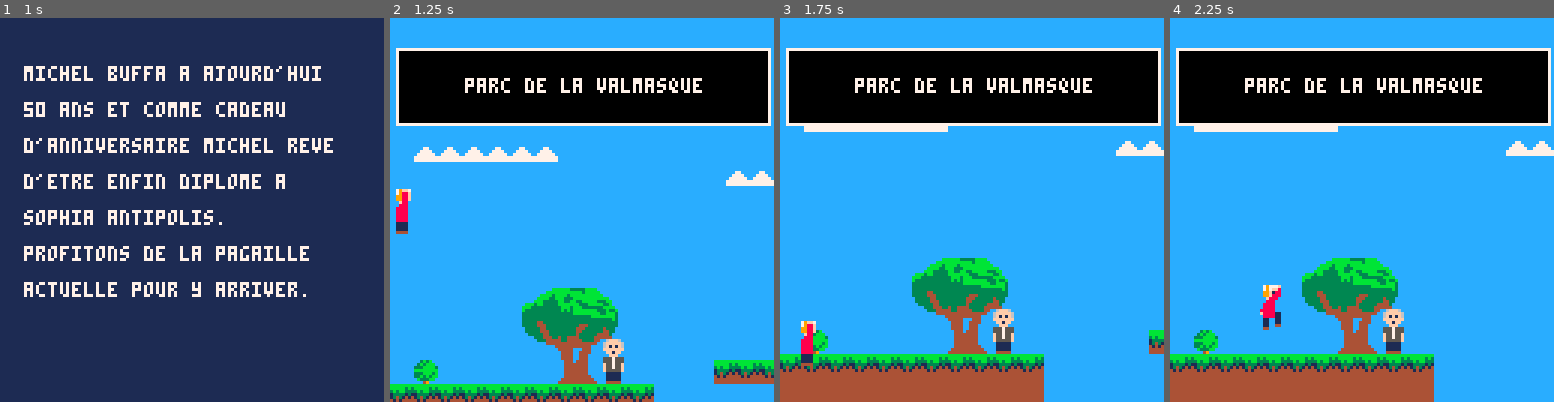
Above: before the commit, frames 1-4 (left to right).
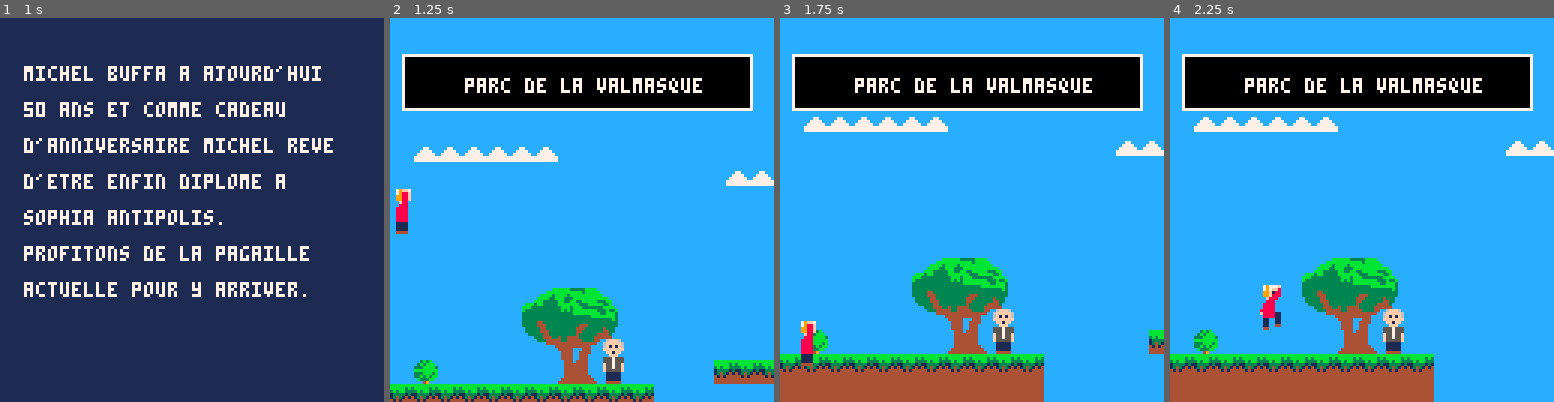
Above: after the commit, the same moments.

Repository: RemiFELIN/PICO8_SOPHIA_ANTIPOLIS
Game: PICO-8 cartridge miage.p8
Same seed, same stepped clock (60 frames per second), same inputs: the game is played once before the commit and once after it.
Inputs:
- Up to frame 1 (1 s): tap X (X key) at 0.33 s; tap O (Z key) at 0.7 s
- Up to frame 2 (1.25 s): tap X (X key) at 1.07 s
- Up to frame 3 (1.75 s): hold Right from 1.6 s (still down); tap O (Z key) at 1.7 s
- Up to frame 4 (2.25 s): tap X (X key) at 1.85 s; release Right at 2.1 s; tap O (Z key) at 2.1 s; hold Up from 2.15 s (still down)

Frame 1 is identical in both runs. In frame 2, 7.9% of the frame differs, in the area x 1-100%, y 7-29%; in frame 3, 7.7%; in frame 4, 7.7%.

Commit message:
correction bug

Diff:
--- a/miage.p8
+++ b/miage.p8
@@ -422,15 +422,15 @@
     if level == 1 then
       ordinateur_animate()
       if player.x < 50 then
-        rectfill(cam_x+2,cam_y+10,cam_x+126,cam_y+35,7) --cadre blanc
-        rectfill(cam_x+3,cam_y+11,cam_x+125,cam_y+34,0) --cadre noir
+        rectfill(cam_x+4,cam_y+12,cam_x+120,cam_y+30,7) --cadre blanc
+        rectfill(cam_x+5,cam_y+13,cam_x+119,cam_y+29,0) --cadre noir
         print("parc de la valmasque",cam_x+25,cam_y+20,7)
       end
     end
     if level == 2 then
       if player.x < 50 then
-        rectfill(cam_x+2,cam_y+10,cam_x+126,cam_y+35,7) --cadre blanc
-        rectfill(cam_x+3,cam_y+11,cam_x+125,cam_y+34,0) --cadre noir
+        rectfill(cam_x+2,cam_y+10,cam_x+126,cam_y+30,7) --cadre blanc
+        rectfill(cam_x+3,cam_y+11,cam_x+125,cam_y+29,0) --cadre noir
         print("qg de cgi",cam_x+45,cam_y+20,7)
       end
       print("EXIT",1001,288,rnd(15))
@@ -438,11 +438,16 @@
       spr(fille.sp,fille.x,fille.y,1,2,fille.flp)
     end
     if level == 3 then
-      if player.x < 50 then
+      if player.x < 35 then
         rectfill(cam_x+2,cam_y+2,cam_x+126,cam_y+20,7) --cadre blanc
         rectfill(cam_x+3,cam_y+3,cam_x+125,cam_y+19,0) --cadre noir
         print("repere du vil z-rasberry",cam_x+15,cam_y+10,7)
       end
+    end
+    if level == 4 and player.x < 660 then
+      rectfill(cam_x+22,cam_y+12,cam_x+103,cam_y+30,7) --cadre blanc
+      rectfill(cam_x+23,cam_y+13,cam_x+102,cam_y+29,0) --cadre noir
+      print("salon royale",cam_x+39,cam_y+20,7)
     end
     if boss_fight and boss.alive then
       draw_lifebar()
@@ -742,6 +747,8 @@
   end
   if collide_obj(player,diplome,-3) then
     fin = true
+    player.dy = 0
+    player.y = 104
     reset_music()
   end
   if player.x > 264 and level == 3 then
@@ -880,7 +887,7 @@
     boss.mode = "fly"
     boss.dy += 0.005
   end
-  if boss.x < boss.zonex1  then
+  if boss.x < boss.zonex1 +16 then
     boss.flp = false
   end
   if boss.x > boss.zonex2 then
@@ -1106,16 +1113,17 @@
       or (collide_obj(projectil,boss) and projectil.sp == 96) then
         del(projectils,projectil)
         if collide_obj(projectil,boss) and projectil.sp == 96 then
-          sfx(1)
-          explosion(projectil.x,projectil.y,2,100)
           hp -= 8
           boss.hit  = true
           if hp <= 13 then
+            boss.alive = false
+            boss_fight = false
             sfx(1)
             explosion(boss.x+4,boss.y+boss.h/2,20,150)
-            boss.alive = false
-            boss_fight = false
             reset_music()
+          else
+            sfx(1)
+            explosion(projectil.x,projectil.y,2,100)
           end
         end
         if collide_obj(player,projectil,-1) and projectil.sp == 84 then
@@ -1547,7 +1555,7 @@
   elseif level == 2 then
     mapy_start = 224
     mapy_end = 352
-    debut_lvlx=8 debut_lvly=296
+    debut_lvlx=0 debut_lvly=296
     player.x = 0 player.y = 296
     porte.x = 1001
     porte.y = 296
@@ -1626,12 +1634,12 @@
 0011110000003333333300000000333333330000000033333333000000001110a99aa99a566666660b7bb7b000111110000005ffff5000000011111000110110
 0011110000006336633600000000033003300000000063366336000000001110aaaaaaaa22222222bbbbbbbb00111110000005ffff5000000011111000110110
 0044440000006330033600000000033003300000000063300336000000044440aaaaaaaa66666666000000000044444000055555555550000044444000440440
-bbbbbbbb44444444cc3b3bcccccccccc666666666666666644444444000000000000000000000000000000001111111100000000000000007070070000007007
-bbbbb3b344444444c3b3bbbccccccccc666666666666666649999994000000000000000000000000000000001669996104440999999909900007007777700700
-3b3bb33344444444333bbbb3cccccccc666666666666666649111194000000000000000000000000000000001666666104440444444404407000077fff770070
-1333313144444444bbbbbbbb46444644666666669999999949177194000000000000000000000000000a0000176666610555044444440440077007f1f1f70000
-1343141444444444333bbb3bc6ccc6cc666666669595959549111194330000000000003377000a000000007717665551000000000000000000000fffffff0700
-414144444444444433b3b3bb4644464466666666555555554999999433000000000000337700000000a0007717665cc10505004490440440770ff0ff1ff07077
+bbbbbbbb44444444cc3b3bcccccccccc666666666666666644444444000000000000000000000000000000001111111100000000000000000000000000000000
+bbbbb3b344444444c3b3bbbccccccccc666666666666666649999994000000000000000000000000000000001669996104440999999909900000007777700000
+3b3bb33344444444333bbbb3cccccccc666666666666666649111194000000000000000000000000000000001666666104440444444404400000077fff770000
+1333313144444444bbbbbbbb46444644666666669999999949177194000000000000000000000000000a0000176666610555044444440440000007f1f1f70000
+1343141444444444333bbb3bc6ccc6cc666666669595959549111194330000000000003377000a000000007717665551000000000000000000000fffffff0000
+414144444444444433b3b3bb4644464466666666555555554999999433000000000000337700000000a0007717665cc10505004490440440000ff0ff1ff00000
 4444444444444444cb333bbcc6ccc6cc6666666655555555499999940033000000003300007700a00000770017665cc105050504490404400001100fff000000
 4444444444444444ccc49ccc55555555666666665d5d5d5d49999994003300000000330000770000000077001766555105050450449004400001111121100000
 cccccccc0000000000000000ccc65566089aa980699999964955999400003333333300000000777777770000166666610505044004490440000111112aaaaaaa
@@ -1717,7 +1725,7 @@
 46464646464646464646464646464646464646464646464646464646464646464646464624464646464646464646464646464646464646464646464646464646
 46464646464646464646464646464646464646464646464646464646464646464646464646464646464646464646464646463544444444446444444444454646
 46244646464646464646464646464646464646464646464646040446464646464646460404040446464646464646464646464646464646464646464646464646
-46161646464616164646464616164646464646464646464646464646464646464646343434343434343434343434343434343644444444446544444444463434
+46161646464616164646464604044646464646464646464646464646464646464646343434343434343434343434343434343644444444446544444444463434
 04040404040404040404044646464646464646464646464646464646464646464646464646464646464646464646464646464646464646464646464646464646
 46464646464646464646464646464646464646464646464646464646464646464646040404040404040404040404040404040404040404040404040404040404
 14141414141414141414144646464646464646464646464646464646464646464646464646464646464646464646464646464646464646464646464646464646
